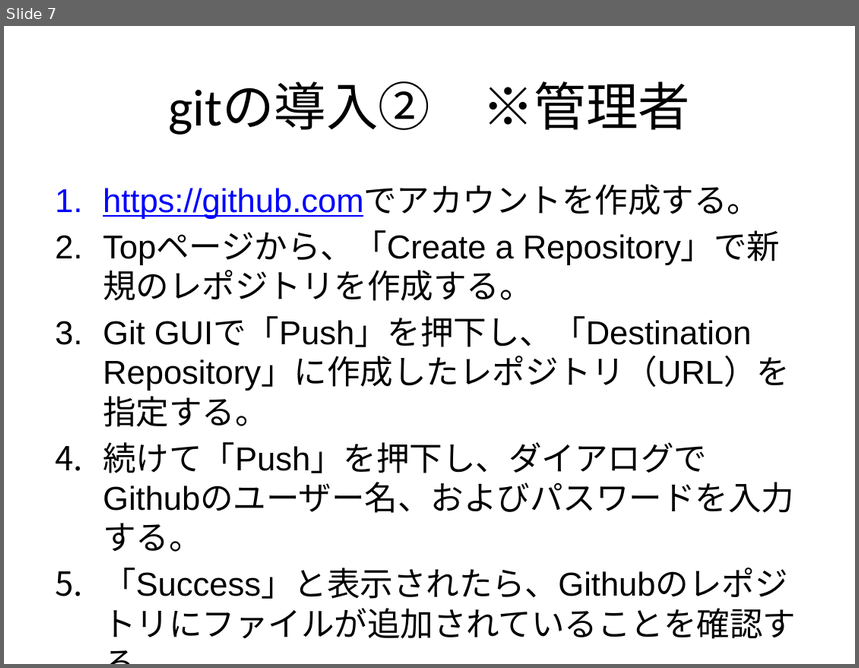
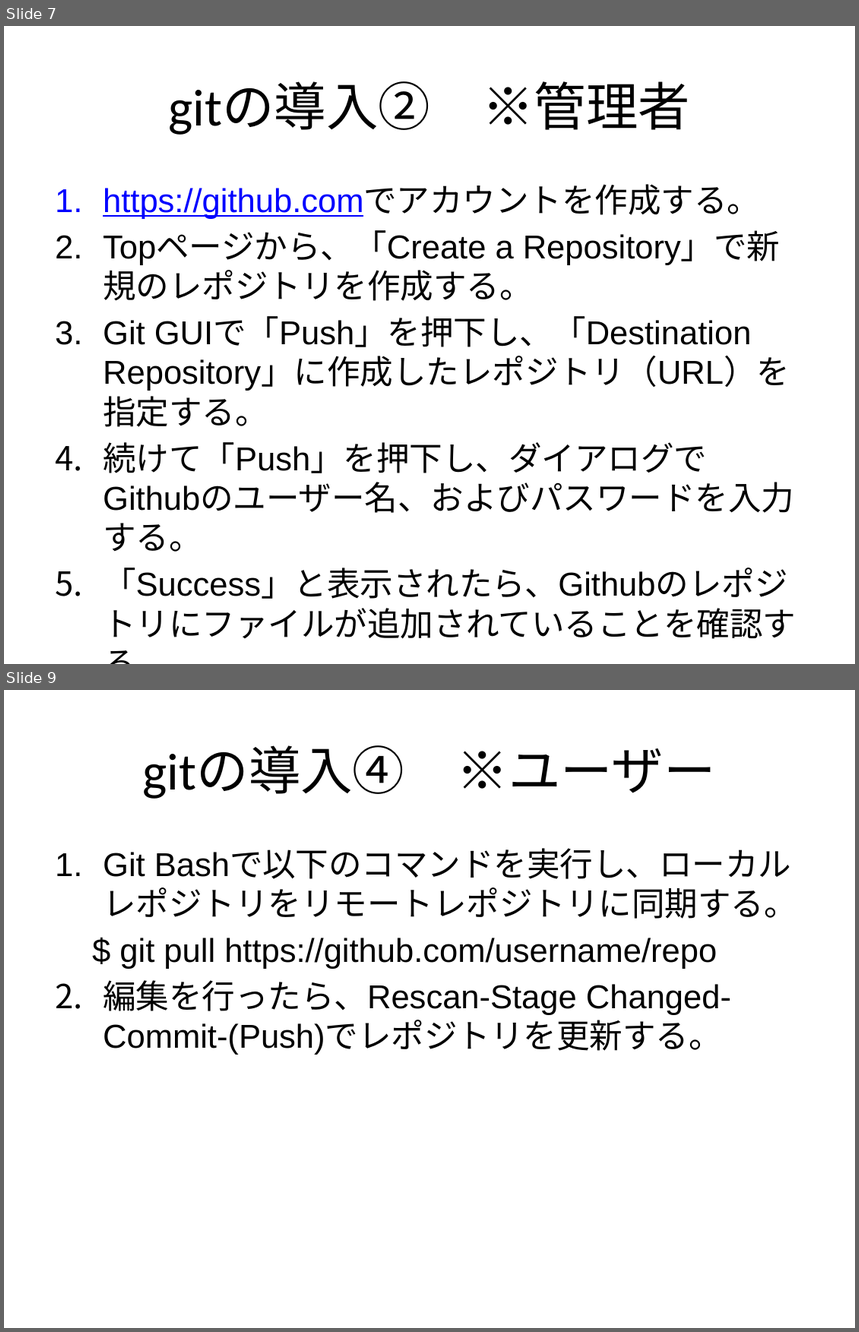
Before and after one commit to RyutaroMayumi/git_research, a slide deck: KK01_git.pptx. Shown one above the other, each under a label of ours: slide 7 before the commit, slides 7 and 9 after it; the slides between them are not shown. The pictures are 859x668 and 859x1332 pixels, drawn with LibreOffice and Linux fonts; fonts in the diff are those of the drawing. Boxes give left, top, right and bottom in pixels: in the first picture for what was removed or moved away, otherwise in the second. Text is boxed around its words. In the diff, an @@ line names an element or a change of style, - is before the commit and + after.

```diff
--- a/KK01_git.pptx
+++ b/KK01_git.pptx
@@ slide 9 added at (4,690,855,1328), background #FFFFFF @@
@@ title added at (143,746,716,799), 44 pt, text #000000 @@
+gitの導入④ ※ユーザー
@@ text added at (103,850,797,1055), 28 pt, text #000000 @@
+1. Git Bashで以下のコマンドを実行し、ローカルレポジトリをリモートレポジトリに同期する。
+  $ git pull https://github.com/username/repo
+2. 編集を行ったら、Rescan-Stage Changed-Commit-(Push)でレポジトリを更新する。
```
Also in this commit, not shown: 3 slides changed, 1 other slide added, 1 slide removed.
